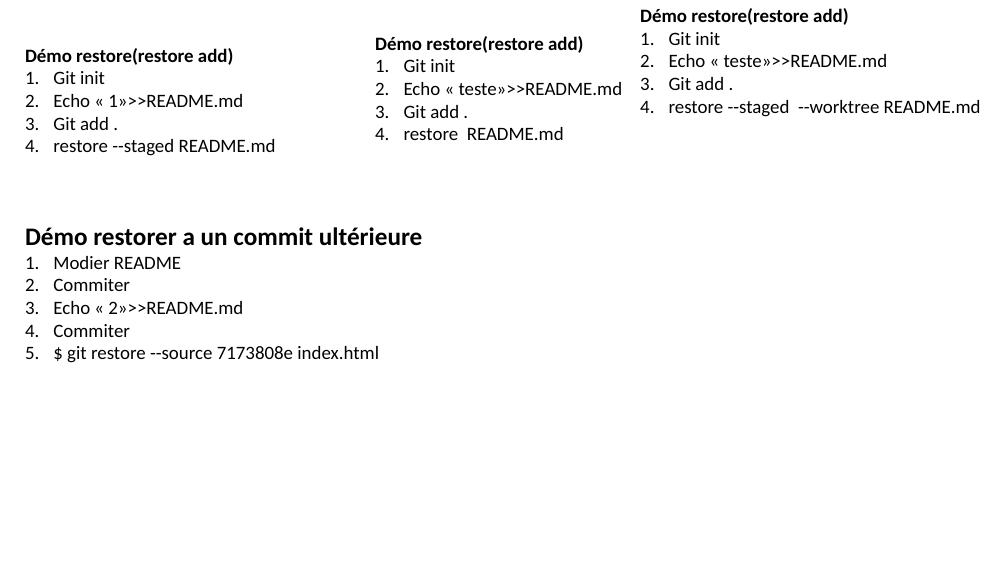
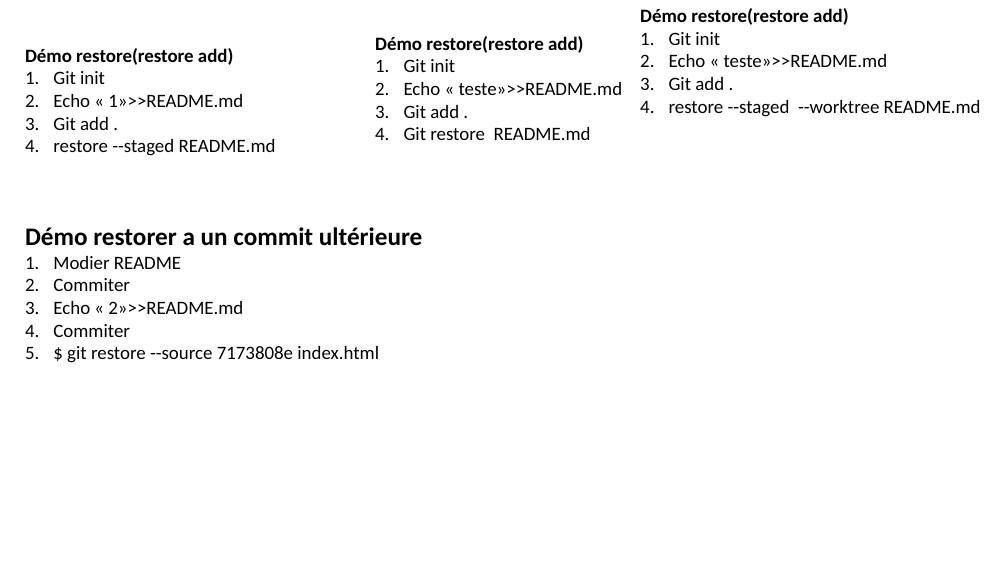
Before and after one commit to belakebiboussad/form, a slide deck: slide 40 of Formation Git.pptx. Drawn at 1008x567 pixels with LibreOffice and Linux fonts; fonts in the diff are those of the drawing. Boxes give left, top, right and bottom in pixels: in the first picture for what was removed or moved away, otherwise in the second. Text is boxed around its words. In the diff, an @@ line names an element or a change of style, - is before the commit and + after.

Commit message:
ef

```diff
--- a/Formation Git.pptx
+++ b/Formation Git.pptx
@@ text at box(404, 127, 591, 140): text changed @@
-4. restore README.md
+4. Git restore README.md
```
